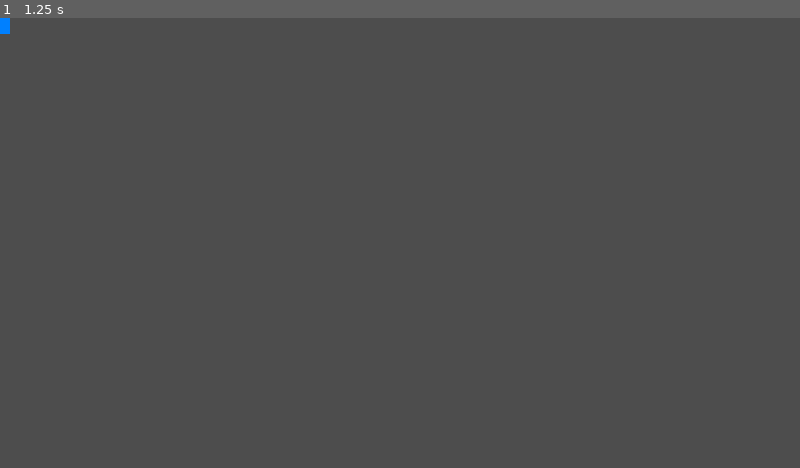
Above: before the commit, frame 1.
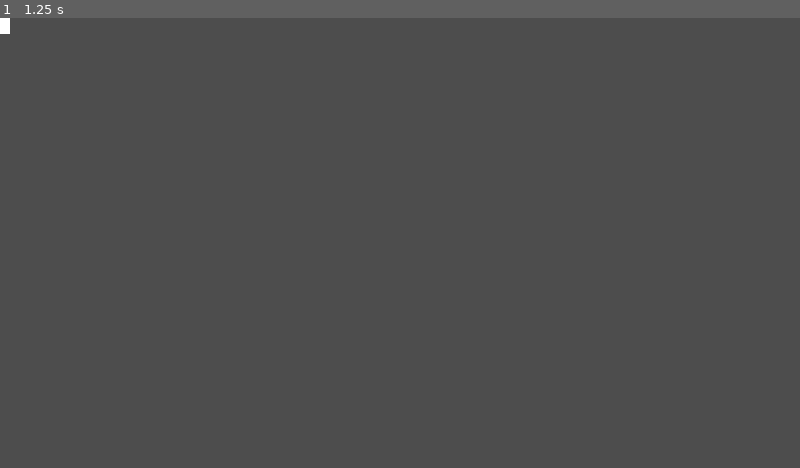
Above: after the commit, the same moment.

Repository: Lohrel/WlademirBizarreAdventures
Game: Godot game, scene res://scenes/item_drop.tscn
The game is run twice, just before and just after one commit, with the same random seed, the same clock (stepped at 60 frames per second) and the same inputs. This scene is started directly instead of the project's main scene.
Inputs (mouse positions are in pixels of both pictures, inside the frame that each line leads up to):
- Up to frame 1 (1.25 s): tap Enter at 0.5 s; move the mouse to (576, 220) at 0.52 s; hold Right (move_right) from 0.53 s (still down); click (576, 220) at 0.6 s

The runs differ from the first frame. In frame 1, less than 0.1% of the frame differs, in the area x 0-2%, y 0-4%.

Commit message:
feat(inventory): Implement equipment tooltips and rarity multipliers

Diff:
--- a/scenes/item_drop.tscn
+++ b/scenes/item_drop.tscn
@@ -1,9 +1,21 @@
-[gd_scene load_steps=4 format=3]
+[gd_scene load_steps=5 format=3]
 
 [ext_resource type="Script" path="res://scripts/item_drop.gd" id="1_item_script"]
 
 [sub_resource type="RectangleShape2D" id="RectangleShape2D_item"]
 size = Vector2(16, 16)
+
+[sub_resource type="StyleBoxFlat" id="StyleBoxFlat_tooltip"]
+bg_color = Color(0, 0, 0, 0.7)
+border_width_left = 1
+border_width_top = 1
+border_width_right = 1
+border_width_bottom = 1
+border_color = Color(1, 1, 1, 0.3)
+corner_radius_top_left = 2
+corner_radius_top_right = 2
+corner_radius_bottom_right = 2
+corner_radius_bottom_left = 2
 
 [node name="ItemDrop" type="Area2D"]
 collision_layer = 0
@@ -17,7 +29,56 @@
 offset_top = -8.0
 offset_right = 8.0
 offset_bottom = 8.0
-color = Color(0, 0.5, 1, 1)
+color = Color(1, 1, 1, 1)
 
 [node name="CollisionShape2D" type="CollisionShape2D" parent="."]
 shape = SubResource("RectangleShape2D_item")
+
+[node name="Tooltip" type="PanelContainer" parent="."]
+visible = false
+z_index = 10
+custom_minimum_size = Vector2(80, 0)
+anchors_preset = 7
+anchor_left = 0.5
+anchor_top = 1.0
+anchor_right = 0.5
+anchor_bottom = 1.0
+offset_left = -40.0
+offset_top = -60.0
+offset_right = 40.0
+offset_bottom = -20.0
+grow_horizontal = 2
+grow_vertical = 0
+theme_override_styles/panel = SubResource("StyleBoxFlat_tooltip")
+
+[node name="VBox" type="VBoxContainer" parent="Tooltip"]
+layout_mode = 2
+theme_override_constants/separation = 0
+
+[node name="NameLabel" type="Label" parent="Tooltip/VBox"]
+unique_name_in_owner = true
+layout_mode = 2
+theme_override_font_sizes/font_size = 10
+text = "Item Name"
+horizontal_alignment = 1
+
+[node name="RarityLabel" type="Label" parent="Tooltip/VBox"]
+unique_name_in_owner = true
+layout_mode = 2
+theme_override_font_sizes/font_size = 8
+text = "Rarity"
+horizontal_alignment = 1
+
+[node name="StatsLabel" type="Label" parent="Tooltip/VBox"]
+unique_name_in_owner = true
+layout_mode = 2
+theme_override_font_sizes/font_size = 8
+text = "+10% Speed"
+horizontal_alignment = 1
+
+[node name="InteractLabel" type="Label" parent="Tooltip/VBox"]
+layout_mode = 2
+theme_override_colors/font_color = Color(1, 1, 0, 1)
+theme_override_font_sizes/font_size = 8
+text = "[E] Collect"
+horizontal_alignment = 1
--- a/scripts/item_drop.gd
+++ b/scripts/item_drop.gd
@@ -10,9 +10,11 @@
 	if equipment_data:
 		item_name = equipment_data.name
 		_setup_rarity_visuals()
-		print("DEBUG: Spawned equipment drop: ", item_name)
+		_setup_tooltip()
 		if equipment_data.icon:
 			$Sprite2D.texture = equipment_data.icon
+	else:
+		$Tooltip.queue_free() # Sem tooltip para itens de cura
 
 	# Conecta os sinais de entrada e saída
 	body_entered.connect(_on_body_entered)
@@ -42,6 +44,29 @@
 	light.texture = _create_light_texture(128)
 	add_child(light)
 
+func _setup_tooltip() -> void:
+	%NameLabel.text = equipment_data.name
+
+	var rarity_names = ["Common", "Uncommon", "Rare", "Epic", "Legendary"]
+	%RarityLabel.text = rarity_names[equipment_data.rarity]
+
+	var rarity_colors = {
+		Equipment.Rarity.COMMON: Color(1, 1, 1),
+		Equipment.Rarity.UNCOMMON: Color(0.4, 1, 0.4),
+		Equipment.Rarity.RARE: Color(0.4, 0.6, 1),
+		Equipment.Rarity.EPIC: Color(0.9, 0.4, 1),
+		Equipment.Rarity.LEGENDARY: Color(1, 0.9, 0.4)
+	}
+	%RarityLabel.add_theme_color_override("font_color", rarity_colors[equipment_data.rarity])
+
+	var stats_text = ""
+	for stat in equipment_data.stats:
+		var val = equipment_data.stats[stat]
+		var percent = int(val * 100)
+		stats_text += "+%d%% %s\n" % [percent, stat.replace("_", " ").capitalize()]
+
+	%StatsLabel.text = stats_text.strip_edges()
+
 func _process(_delta: float) -> void:
 	if _player_in_range and equipment_data:
 		if Input.is_action_just_pressed("interact"):
@@ -64,14 +89,15 @@
 	if body.is_in_group("player"):
 		if equipment_data:
 			_player_in_range = body
-			# Tooltip será mostrado aqui na Fase 3
+			$Tooltip.show()
 		else:
-			# Auto-collect para itens de cura
 			_collect(body)
 
 func _on_body_exited(body: Node2D) -> void:
 	if body == _player_in_range:
 		_player_in_range = null
+		if has_node("Tooltip"):
+			$Tooltip.hide()
 
 func _collect(player: Node2D) -> void:
 	if equipment_data:
--- a/tests/test_equipment_generator.gd
+++ b/tests/test_equipment_generator.gd
@@ -29,9 +29,17 @@
 
 func test_generate_item_level_10_scaling():
 	var item = _gen.generate_item(10)
+	var mult = 1.0
+	match item.rarity:
+		Equipment.Rarity.UNCOMMON: mult = 1.2
+		Equipment.Rarity.RARE: mult = 1.5
+		Equipment.Rarity.EPIC: mult = 2.0
+		Equipment.Rarity.LEGENDARY: mult = 3.0
+
 	for stat in item.stats:
 		var val = item.stats[stat]
-		assert_between(val, 0.1, 0.6, "Level 10 stat boost should be between 10% and 60%")
+		# base is 0.01 to 0.06 * level * rarity_mult
+		assert_between(val, 0.09 * mult, 0.61 * mult, "Level 10 stat boost should scale with rarity")
 
 func test_slot_stat_constraints():
 	# Test multiple items to ensure stats match slots
